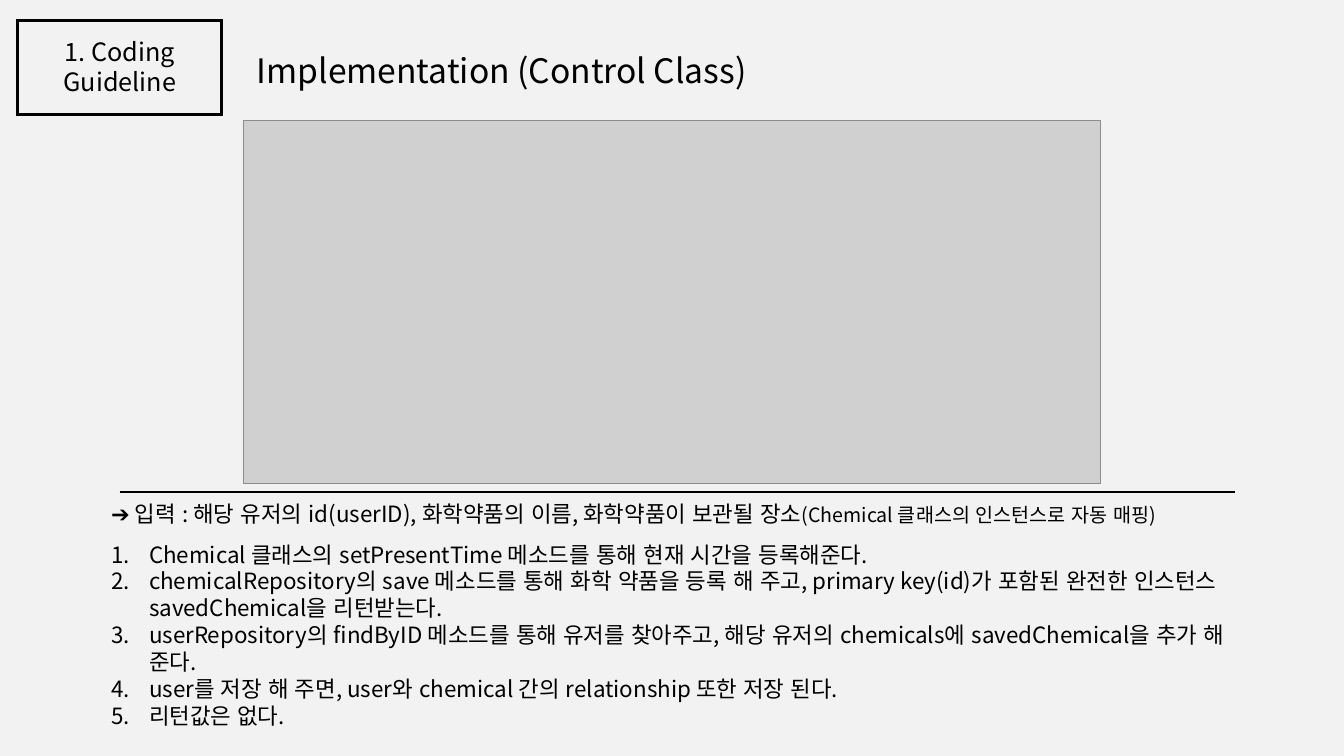
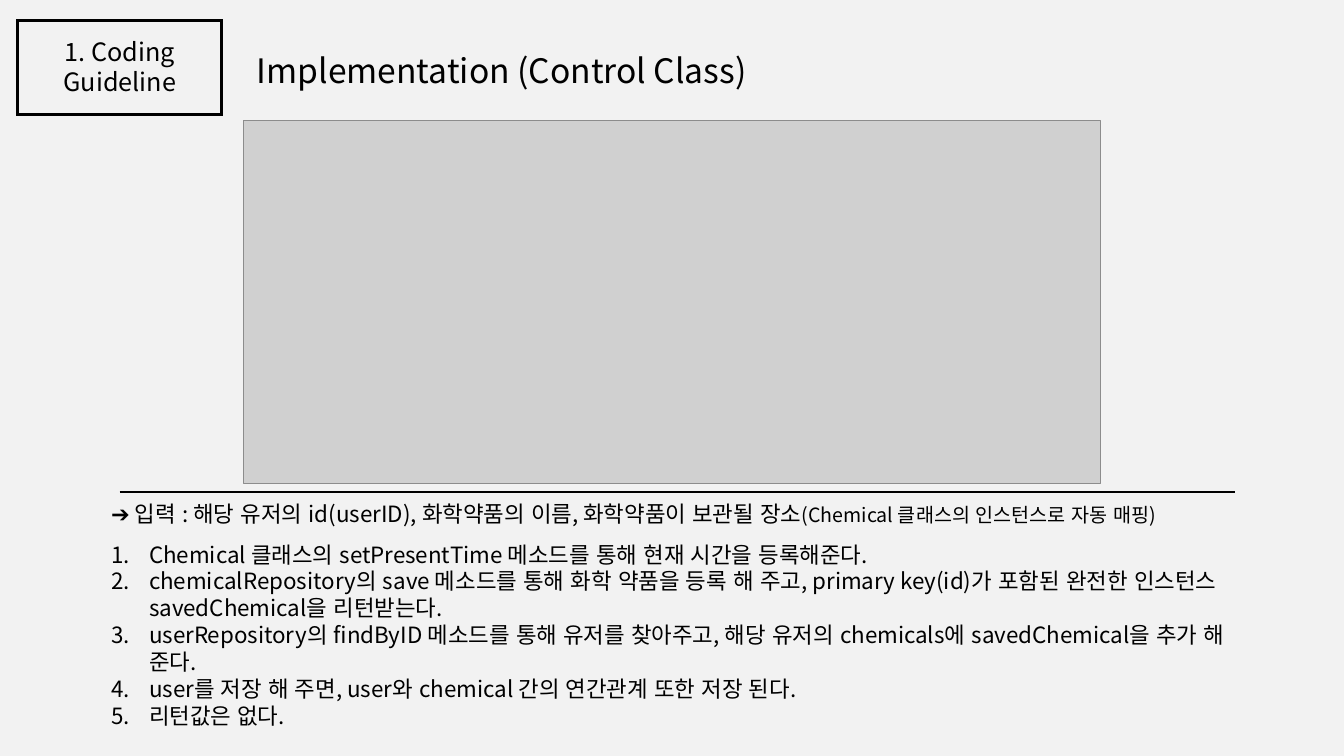
Before and after one commit to jisukim97/ChemicalManagementApplication, a slide deck: slide 19 of Document/2_Software Architect Documentation/Software Architecture Documentation 1.0.pptx (slide 16 before the commit). Drawn at 1344x756 pixels with LibreOffice and Linux fonts; fonts in the diff are those of the drawing; grey boxes stand for pictures. Boxes give left, top, right and bottom in pixels: in the first picture for what was removed or moved away, otherwise in the second. Text is boxed around its words. In the diff, an @@ line names an element or a change of style, - is before the commit and + after.

```diff
--- a/Document/2_Software Architect Documentation/Software Architecture Documentation 1.0.pptx
+++ b/Document/2_Software Architect Documentation/Software Architecture Documentation 1.0.pptx
@@ text at bbox=[149, 678, 796, 701]: text changed @@
-4. user를 저장 해 주면, user와 chemical 간의 relationship 또한 저장 된다.
+4. user를 저장 해 주면, user와 chemical 간의 연간관계 또한 저장 된다.
```
Also in this commit, not shown: 11 other slides changed, 3 slides added.
